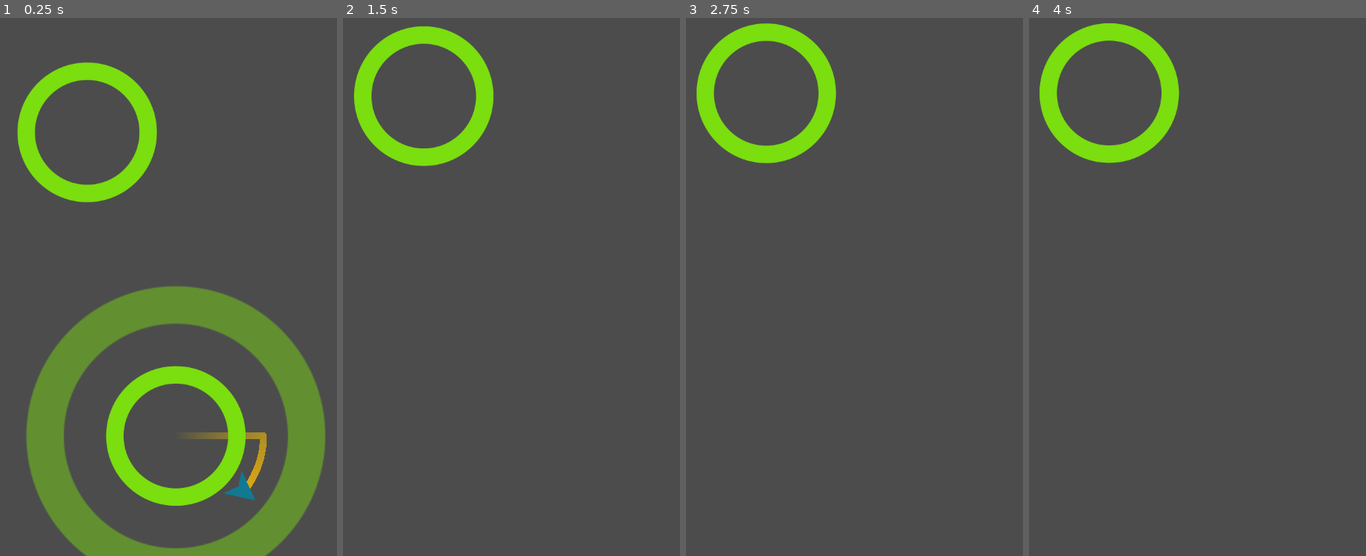
Above: before the commit, frames 1-4 (left to right).
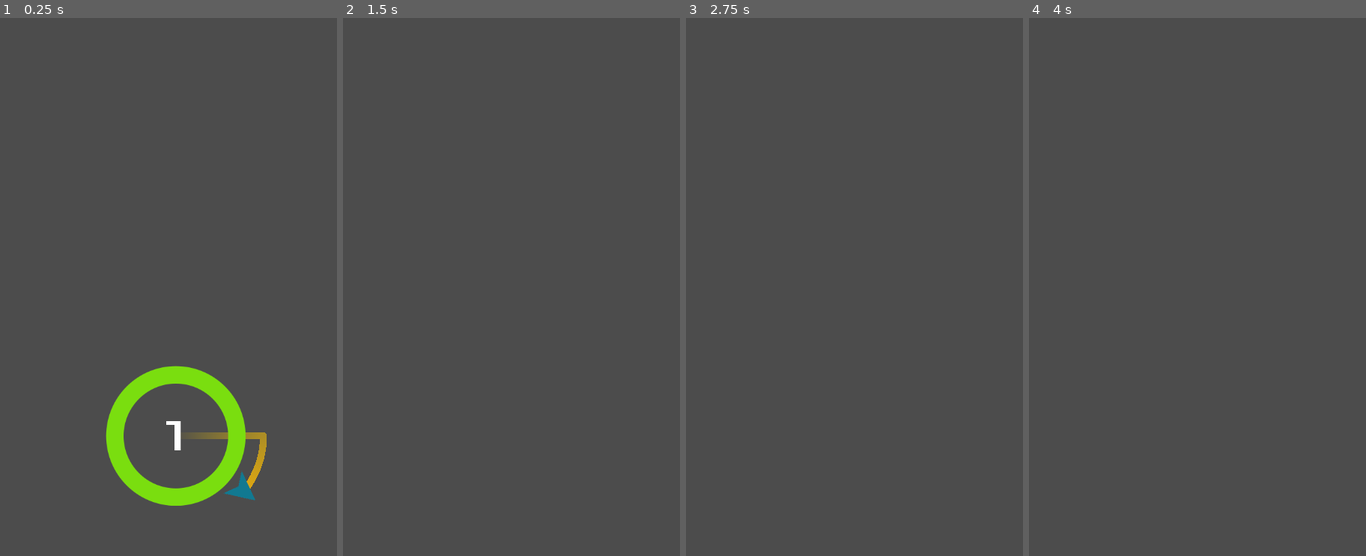
Above: after the commit, the same moments.

Repository: danielnoliveira/CircleGame
Game: Godot game, scene res://Main.tscn
Two runs of this game, one before a commit and one after it. Both use one fixed random seed, a clock stepped at 60 frames per second and the inputs below.
Inputs (mouse positions are in pixels of both pictures, inside the frame that each line leads up to):
- Up to frame 1 (0.25 s): no input
- Up to frame 2 (1.5 s): move the mouse to (585, 227) at 0.52 s; click (585, 227) at 0.67 s; move the mouse to (444, 287) at 1.27 s; click (444, 287) at 1.42 s
- Up to frame 3 (2.75 s): move the mouse to (888, 125) at 2.02 s; click (888, 125) at 2.17 s
- Up to frame 4 (4 s): tap Enter at 2.75 s; move the mouse to (1180, 378) at 2.77 s; click (1180, 378) at 2.92 s; tap Space at 3.5 s; move the mouse to (1298, 346) at 3.52 s; click (1298, 346) at 3.67 s

The runs differ from the first frame. In frame 1, 19% of the frame differs, in the area x 5-97%, y 8-100%; in frame 2, 3.8%; in frame 3, 3.8%; in frame 4, 3.8%.
Error after the commit: Invalid call to function 'capture' in base 'Area2D (Circle.gd)'. Expected 1 arguments. (res://Main.gd:31)

Commit message:
Video 3 8:12

Diff:
--- a/objects/Circle.gd
+++ b/objects/Circle.gd
@@ -2,11 +2,18 @@
 
 onready var orbit_position = $Pivot/OrbitPosition
 
+enum MODES {STATIC, LIMITED}
+
 var radius = 100
 var rotation_speed = PI
+var mode = MODES.STATIC
+var num_orbits = 3
+var current_orbits = 0
+var orbit_start = null
+var jumper = null
 
-
-func init(_position,_radius=radius):
+func init(_position,_radius=radius, _mode=MODES.LIMITED):
+	mode = _mode
 	position = _position
 	radius = _radius
 	$CollisionShape2D.shape = $CollisionShape2D.shape.duplicate()
@@ -16,14 +23,34 @@
 	orbit_position.position.x = radius + 25
 	rotation_speed = rotation_speed * pow(-1,randi() % 2)
 
+func set_mode(_mode):
+	mode = _mode
+	match mode:
+		MODES.STATIC:
+			$Label.hide()
+		MODES.LIMITED:
+			current_orbits = num_orbits
+			$Label.text = str(current_orbits)
+			$Label.show()
 
 func _process(delta):
 	$Pivot.rotation += rotation_speed * delta
+	if mode == MODES.LIMITED and jumper:
+		check_orbits()
+
+func check_orbits():
+	if abs($Pivot.rotation - orbit_start) > 2 * PI:
+		current_orbits -= 1
+		$Label.text = str(current_orbits)
+		orbit_start = $Pivot.rotation
 
 func implode():
 	$AnimationPlayer.play("Implode")
 	yield($AnimationPlayer,"animation_finished")
 	queue_free()
 
-func capture():
+func capture(target):
+	jumper = target
 	$AnimationPlayer.play("capture")
+	$Pivot.rotation = (jumper.position - position).angle()
+	orbit_start = $Pivot.rotation
--- a/objects/Circle.tscn
+++ b/objects/Circle.tscn
@@ -1,8 +1,9 @@
-[gd_scene load_steps=8 format=2]
+[gd_scene load_steps=10 format=2]
 
 [ext_resource path="res://assets/images/circle1_n.png" type="Texture" id=1]
 [ext_resource path="res://objects/Circle.gd" type="Script" id=2]
 [ext_resource path="res://objects/color.shader" type="Shader" id=3]
+[ext_resource path="res://assets/fonts/Xolonium-Regular.ttf" type="DynamicFontData" id=4]
 
 [sub_resource type="ShaderMaterial" id=1]
 shader = ExtResource( 3 )
@@ -79,6 +80,10 @@
 "values": [ Color( 1, 1, 1, 0 ), Color( 1, 1, 1, 1 ) ]
 }
 
+[sub_resource type="DynamicFont" id=5]
+size = 64
+font_data = ExtResource( 4 )
+
 [node name="Circle" type="Area2D"]
 script = ExtResource( 2 )
 
@@ -103,3 +108,20 @@
 [node name="AnimationPlayer" type="AnimationPlayer" parent="."]
 anims/Implode = SubResource( 3 )
 anims/capture = SubResource( 4 )
+
+[node name="Label" type="Label" parent="."]
+anchor_left = 0.5
+anchor_top = 0.5
+anchor_right = 0.5
+anchor_bottom = 0.5
+margin_left = -22.5
+margin_top = -39.0
+margin_right = 22.5
+margin_bottom = 39.0
+custom_fonts/font = SubResource( 5 )
+text = "1"
+align = 1
+valign = 1
+__meta__ = {
+"_edit_use_anchors_": false
+}
